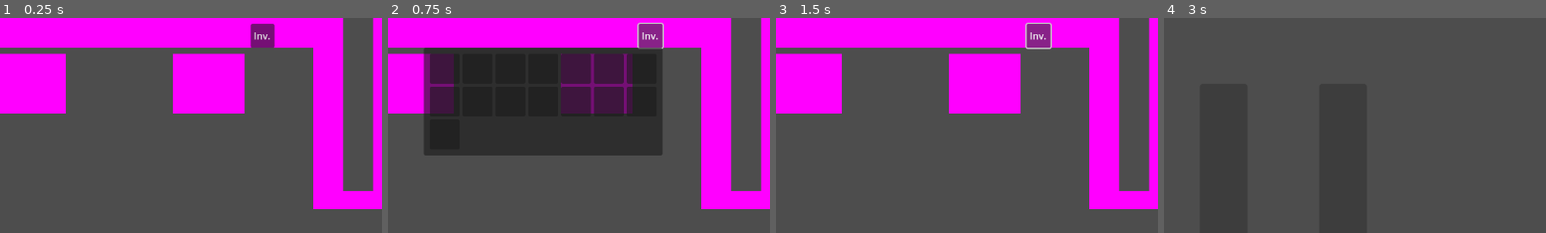
Above: before the commit, frames 1-4 (left to right).
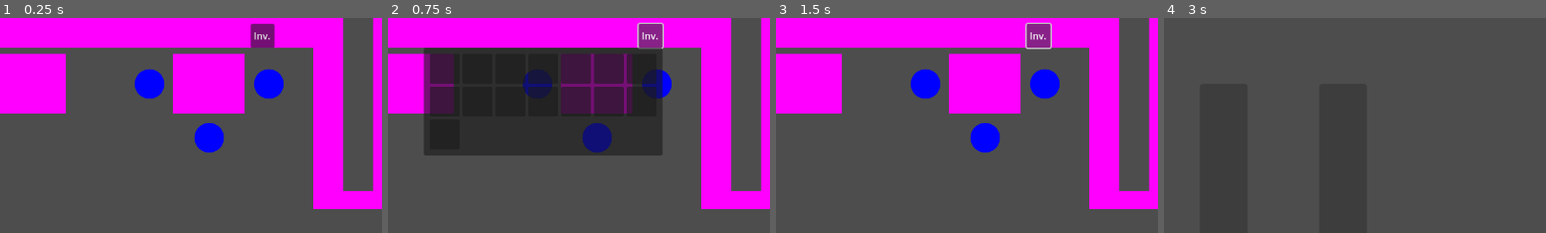
Above: after the commit, the same moments.

Repository: cty012/terror-on-the-tracks-demo
Game: Godot game, scene res://scenes/game.tscn
The game is run twice, just before and just after one commit, with the same random seed, the same clock (stepped at 60 frames per second) and the same inputs.
Inputs:
- Up to frame 1 (0.25 s): no input
- Up to frame 2 (0.75 s): click "Inv." at 0.5 s
- Up to frame 3 (1.5 s): tap Enter at 1.25 s; hold D from 1.28 s (still down); tap F at 1.35 s
- Up to frame 4 (3 s): tap Space at 1.52, 2.27, 2.75 s; release D at 2.03 s; hold S 2.03-2.78 s; tap N at 2.1 s; hold D from 2.78 s (still down); tap M at 2.85 s
The pictures show only the part of the screen within x 50-100%, y 0-50%; the shares and areas given below are measured in that part.

The runs differ from the first frame. In frame 1, 2.6% of the frame differs, in the area x 35-75%, y 23-63%; in frame 2, 2.5%; in frame 3, 2.6%; in frame 4, nothing differs.

Commit message:
Complete merge

Diff:
--- a/scenes/game.tscn
+++ b/scenes/game.tscn
@@ -11,6 +11,7 @@
 [ext_resource type="Script" path="res://scripts/controllers/camera_controller.gd" id="4_57u3r"]
 [ext_resource type="Script" path="res://scripts/systems/dialogue_system.gd" id="4_ghhox"]
 [ext_resource type="Script" path="res://scripts/systems/debug_system.gd" id="4_glw46"]
+[ext_resource type="Script" path="res://scripts/controllers/npc_controller.gd" id="7_x2f58"]
 [ext_resource type="Script" path="res://scripts/controllers/dialogue_range_controller.gd" id="9_6tywj"]
 [ext_resource type="StyleBox" uid="uid://bwwcxqxroxego" path="res://styleboxes/sus-meter-fill.tres" id="9_r3q3p"]
 [ext_resource type="PackedScene" uid="uid://d1gtcvhspy8ya" path="res://prefabs/ui/action_label.tscn" id="9_wm34p"]
@@ -18,8 +19,10 @@
 [ext_resource type="Script" path="res://scripts/controllers/welcome_mat_controller.gd" id="11_k3sqm"]
 [ext_resource type="Shape2D" uid="uid://c7aojc7q6al28" path="res://shapes/mat.tres" id="12_hpof6"]
 [ext_resource type="Script" path="res://scripts/controllers/minigames/lockpick.gd" id="13_ncycx"]
-[ext_resource type="Script" path="res://scripts/controllers/npc_alfred.gd" id="15_3ll66"]
-[ext_resource type="Script" path="res://scenes/walking_npc.gd" id="17_qtyjp"]
+[ext_resource type="Script" path="res://scripts/behaviors/dialogue_tree_alfred.gd" id="16_tdev3"]
+[ext_resource type="Script" path="res://scripts/controllers/walking_npc.gd" id="17_qtyjp"]
+[ext_resource type="Script" path="res://scripts/behaviors/dialogue_tree_will.gd" id="18_bgcwb"]
+[ext_resource type="Script" path="res://scripts/behaviors/dialogue_tree_thomas.gd" id="20_gfysw"]
 
 [sub_resource type="GDScript" id="GDScript_palwq"]
 script/source = "extends Control
@@ -231,6 +234,7 @@
 offset_top = 10.0
 offset_right = 1100.0
 offset_bottom = 230.0
+mouse_filter = 2
 
 [node name="button" type="Button" parent="camera/hud/inventory"]
 layout_mode = 0
@@ -338,8 +342,9 @@
 
 [node name="alfred" type="CharacterBody2D" parent="npc"]
 position = Vector2(250, -250)
-script = ExtResource("15_3ll66")
+script = ExtResource("7_x2f58")
 character_name = "Alfred"
+dialogue_tree_script = ExtResource("16_tdev3")
 
 [node name="sprite" type="Sprite2D" parent="npc/alfred"]
 
@@ -354,8 +359,9 @@
 
 [node name="will" type="CharacterBody2D" parent="npc"]
 position = Vector2(450, -250)
-script = ExtResource("15_3ll66")
+script = ExtResource("7_x2f58")
 character_name = "Will"
+dialogue_tree_script = ExtResource("18_bgcwb")
 
 [node name="sprite" type="Sprite2D" parent="npc/will"]
 
@@ -385,8 +391,9 @@
 
 [node name="thomas" type="CharacterBody2D" parent="npc"]
 position = Vector2(350, -160)
-script = ExtResource("15_3ll66")
+script = ExtResource("7_x2f58")
 character_name = "Thomas"
+dialogue_tree_script = ExtResource("20_gfysw")
 
 [node name="sprite" type="Sprite2D" parent="npc/thomas"]
 
--- /dev/null
+++ b/scripts/behaviors/dialogue_tree_thomas.gd
@@ -0,0 +1,76 @@
+extends DialogueTree
+
+
+var current = "welcome"
+var tree = {
+    "welcome": {
+        "speech": "Welcome to GSD 405! I am the professor of this course. How can I help you?",
+        "choices": [
+            {
+                "speech": "Where can I find the syllabus?",
+                "result": "syllabus",
+            },
+            {
+                "speech": "What is your favorite game?",
+                "result": "favorite-game",
+            },
+        ],
+    },
+    "more-q": {
+        "speech": "Any more questions?",
+        "choices": [
+            {
+                "speech": "Where can I find the syllabus?",
+                "result": "syllabus",
+            },
+            {
+                "speech": "What is your favorite game?",
+                "result": "favorite-game",
+            },
+            {
+                "speech": "No.",
+                "result": "end",
+            },
+        ],
+    },
+    "syllabus": {
+        "speech": "On Canvas, obviously.",
+        "choices": [],
+        "result": "more-q",
+    },
+    "favorite-game": {
+        "speech": "My favorite game is Horror in the Classroom.",
+        "choices": [],
+        "result": "more-q",
+    },
+    "end": {
+        "speech": "Hope you have a wonderful day!",
+        "choices": [],
+        "result": null,
+    },
+}
+
+
+func reset():
+    current = "welcome"
+
+
+func has_ended():
+    return current == null;
+
+
+func get_speech():
+    return tree[current]["speech"]
+
+
+func get_choices():
+    return tree[current]["choices"].map(func (choice): return choice["speech"])
+
+
+func next():
+    if tree[current].has("result"):
+        current = tree[current]["result"]
+
+
+func choose(index: int):
+    current = tree[current]["choices"][index]["result"]
--- /dev/null
+++ b/scripts/behaviors/dialogue_tree_will.gd
@@ -0,0 +1,76 @@
+extends DialogueTree
+
+
+var current = "welcome"
+var tree = {
+    "welcome": {
+        "speech": "Welcome to GSD 405! I am the professor of this course. How can I help you?",
+        "choices": [
+            {
+                "speech": "Where can I find the syllabus?",
+                "result": "syllabus",
+            },
+            {
+                "speech": "What is your favorite game?",
+                "result": "favorite-game",
+            },
+        ],
+    },
+    "more-q": {
+        "speech": "Any more questions?",
+        "choices": [
+            {
+                "speech": "Where can I find the syllabus?",
+                "result": "syllabus",
+            },
+            {
+                "speech": "What is your favorite game?",
+                "result": "favorite-game",
+            },
+            {
+                "speech": "No.",
+                "result": "end",
+            },
+        ],
+    },
+    "syllabus": {
+        "speech": "On Canvas, obviously.",
+        "choices": [],
+        "result": "more-q",
+    },
+    "favorite-game": {
+        "speech": "My favorite game is Horror in the Classroom.",
+        "choices": [],
+        "result": "more-q",
+    },
+    "end": {
+        "speech": "Hope you have a wonderful day!",
+        "choices": [],
+        "result": null,
+    },
+}
+
+
+func reset():
+    current = "welcome"
+
+
+func has_ended():
+    return current == null;
+
+
+func get_speech():
+    return tree[current]["speech"]
+
+
+func get_choices():
+    return tree[current]["choices"].map(func (choice): return choice["speech"])
+
+
+func next():
+    if tree[current].has("result"):
+        current = tree[current]["result"]
+
+
+func choose(index: int):
+    current = tree[current]["choices"][index]["result"]
--- a/scripts/controllers/npc_thomas.gd
+++ /dev/null
@@ -1,72 +0,0 @@
-extends Node
-
-var util := preload("res://scripts/common/util.gd").new()
-
-
-@export var character_name := ""
-
-
-func get_dialogue_tree() -> Dictionary:
-    return {
-        "_start": "welcome",
-        "welcome": {
-            "character-name": character_name,
-            "speech": "Welcome to GSD 405! I am the professor of this course. How can I help you?",
-            "choices": [
-                {
-                    "speech": "Where can I find the syllabus?",
-                    "result": "syllabus",
-                },
-                {
-                    "speech": "What is your favorite game?",
-                    "result": "favorite-game",
-                },
-            ],
-        },
-        "more-q": {
-            "character-name": character_name,
-            "speech": "Any more questions?",
-            "choices": [
-                {
-                    "speech": "Where can I find the syllabus?",
-                    "result": "syllabus",
-                },
-                {
-                    "speech": "What is your favorite game?",
-                    "result": "favorite-game",
-                },
-                {
-                    "speech": "No.",
-                    "result": "end",
-                },
-            ],
-        },
-        "syllabus": {
-            "character-name": character_name,
-            "speech": "On Canvas, obviously.",
-            "choices": [],
-            "result": "more-q",
-        },
-        "favorite-game": {
-            "character-name": character_name,
-            "speech": "My favorite game is Horror in the Classroom.",
-            "choices": [],
-            "result": "more-q",
-        },
-        "end": {
-            "character-name": character_name,
-            "speech": "Hope you have a wonderful day!",
-            "choices": [],
-            "result": "_end",
-        },
-    }
-
-
-# Called when the node enters the scene tree for the first time.
-func _ready() -> void:
-    $sprite.texture = util.create_circle_texture(50, Color.BLUE)
-
-
-# Called every frame. 'delta' is the elapsed time since the previous frame.
-func _process(delta: float) -> void:
-    pass
--- a/scripts/controllers/npc_will.gd
+++ /dev/null
@@ -1,72 +0,0 @@
-extends Node
-
-var util := preload("res://scripts/common/util.gd").new()
-
-
-@export var character_name := ""
-
-
-func get_dialogue_tree() -> Dictionary:
-    return {
-        "_start": "welcome",
-        "welcome": {
-            "character-name": character_name,
-            "speech": "Welcome to GSD 405! I am the professor of this course. How can I help you?",
-            "choices": [
-                {
-                    "speech": "Where can I find the syllabus?",
-                    "result": "syllabus",
-                },
-                {
-                    "speech": "What is your favorite game?",
-                    "result": "favorite-game",
-                },
-            ],
-        },
-        "more-q": {
-            "character-name": character_name,
-            "speech": "Any more questions?",
-            "choices": [
-                {
-                    "speech": "Where can I find the syllabus?",
-                    "result": "syllabus",
-                },
-                {
-                    "speech": "What is your favorite game?",
-                    "result": "favorite-game",
-                },
-                {
-                    "speech": "No.",
-                    "result": "end",
-                },
-            ],
-        },
-        "syllabus": {
-            "character-name": character_name,
-            "speech": "On Canvas, obviously.",
-            "choices": [],
-            "result": "more-q",
-        },
-        "favorite-game": {
-            "character-name": character_name,
-            "speech": "My favorite game is Horror in the Classroom.",
-            "choices": [],
-            "result": "more-q",
-        },
-        "end": {
-            "character-name": character_name,
-            "speech": "Hope you have a wonderful day!",
-            "choices": [],
-            "result": "_end",
-        },
-    }
-
-
-# Called when the node enters the scene tree for the first time.
-func _ready() -> void:
-    $sprite.texture = util.create_circle_texture(50, Color.BLUE)
-
-
-# Called every frame. 'delta' is the elapsed time since the previous frame.
-func _process(delta: float) -> void:
-    pass
Not shown: 1 places in scenes/game.tscn that only renumber resources
Renamed: scripts/dialogue_trees/dialogue_tree.gd -> scripts/behaviors/dialogue_tree.gd
Renamed: scripts/dialogue_trees/alfred.gd -> scripts/behaviors/dialogue_tree_alfred.gd
Renamed: scenes/walking_npc.gd -> scripts/controllers/walking_npc.gd
